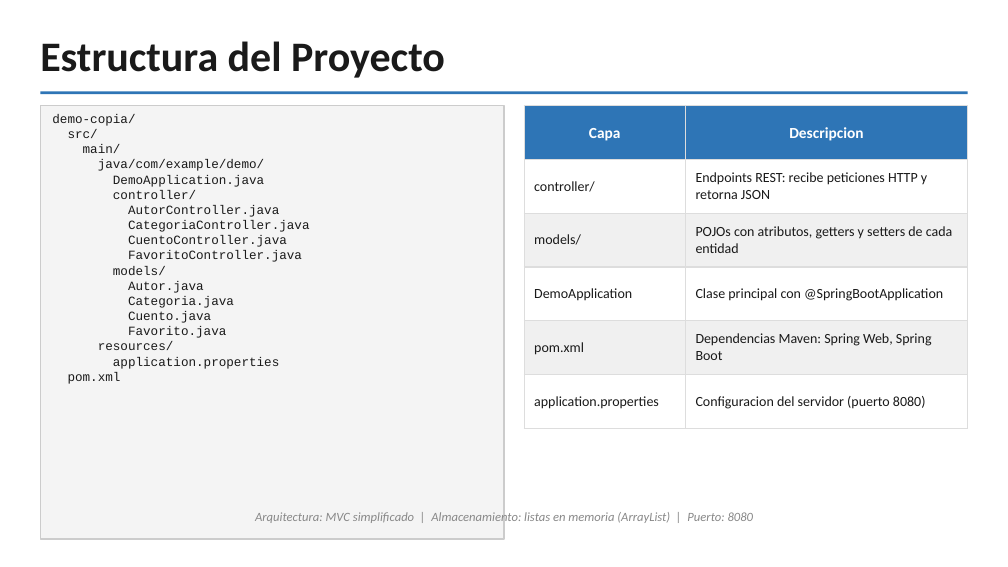
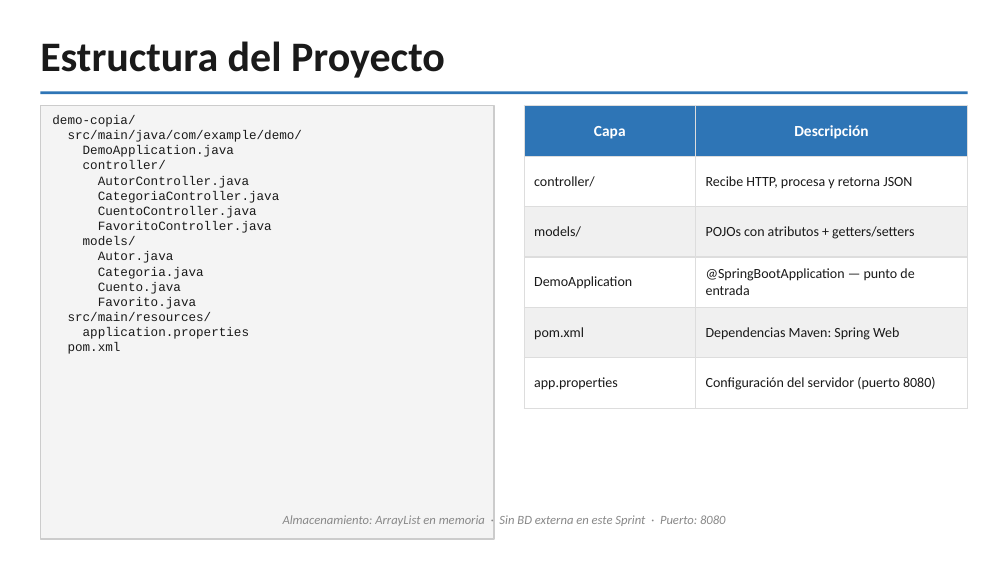
Before and after one commit to Mora1812/Metodologia_BookMora_Proyecto, a slide deck: slide 8 of BookMora_Presentacion.pptx. Drawn at 1008x567 pixels with LibreOffice and Linux fonts; fonts in the diff are those of the drawing. Boxes give left, top, right and bottom in pixels: in the first picture for what was removed or moved away, otherwise in the second. Text is boxed around its words. In the diff, an @@ line names an element or a change of style, - is before the commit and + after.

```diff
--- a/BookMora_Presentacion.pptx
+++ b/BookMora_Presentacion.pptx
@@ rectangle: place and size @@
-rectangle at (40, 106, 504, 539)
+rectangle at (40, 106, 494, 539)
@@ table at (524, 106, 968, 408) @@
-row 1, column 2: Descripcion
+row 1, column 2: Descripción
-row 2, column 2: Endpoints REST: recibe peticiones HTTP y retorna JSON
+row 2, column 2: Recibe HTTP, procesa y retorna JSON
-row 3, column 2: POJOs con atributos, getters y setters de cada entidad
+row 3, column 2: POJOs con atributos + getters/setters
-row 4, column 2: Clase principal con @SpringBootApplication
+row 4, column 2: @SpringBootApplication — punto de entrada
-row 5, column 2: Dependencias Maven: Spring Web, Spring Boot
+row 5, column 2: Dependencias Maven: Spring Web
-row 6, column 1: application.properties
+row 6, column 1: app.properties
-row 6, column 2: Configuracion del servidor (puerto 8080)
+row 6, column 2: Configuración del servidor (puerto 8080)
@@ text at (68, 130, 303, 142): text changed @@
-src/
-main/
-java/com/example/demo/
+src/main/java/com/example/demo/
@@ text at (68, 312, 212, 321): text changed @@
-resources/
+src/main/resources/
@@ text at (283, 515, 726, 526): text changed @@
-Arquitectura: MVC simplificado | Almacenamiento: listas en memoria (ArrayList) | Puerto: 8080
+Almacenamiento: ArrayList en memoria · Sin BD externa en este Sprint · Puerto: 8080
```
Also in this commit, not shown: 11 other slides changed, 2 slides added, 2 slides removed, 7 other files.
